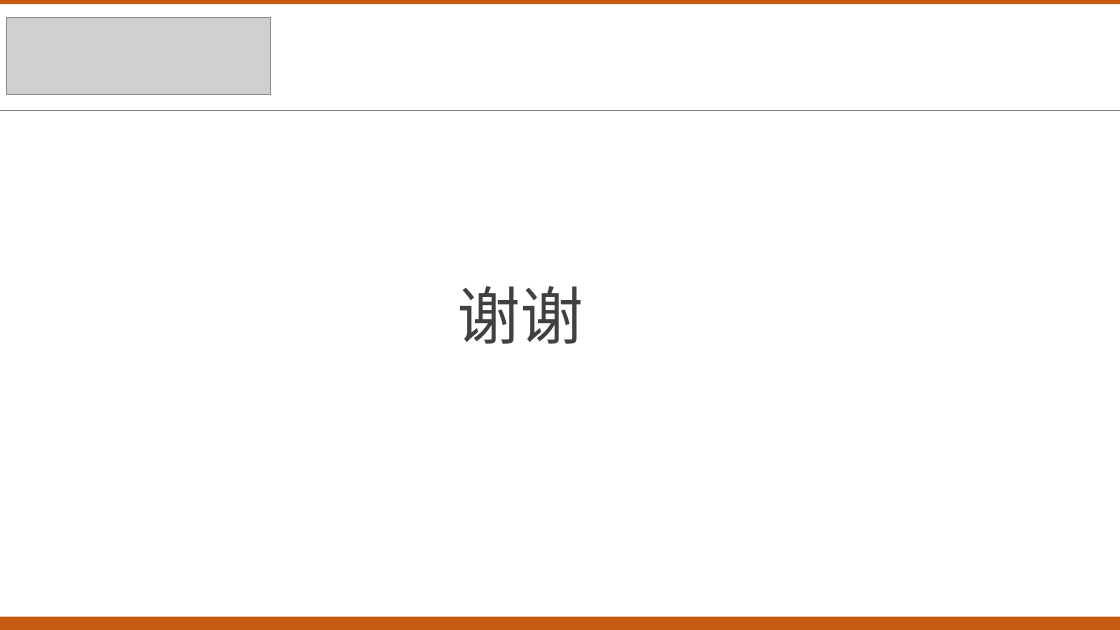
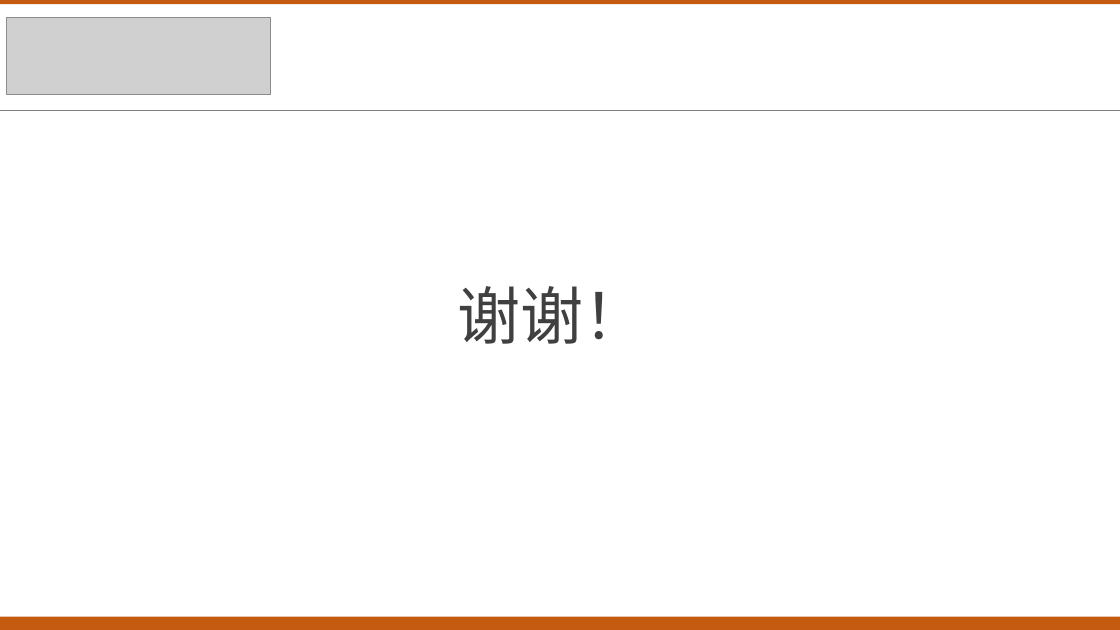
Before and after one commit to txsun1997/Bachelor-Thesis-XDU, a slide deck: slide 35 of materials/毕业设计答辩.pptx. Drawn at 1120x630 pixels with LibreOffice and Linux fonts; fonts in the diff are those of the drawing; grey boxes stand for pictures; background and template pictures are left out. Boxes give left, top, right and bottom in pixels: in the first picture for what was removed or moved away, otherwise in the second. Text is boxed around its words. In the diff, an @@ line names an element or a change of style, - is before the commit and + after.

```diff
--- a/materials/毕业设计答辩.pptx
+++ b/materials/毕业设计答辩.pptx
@@ text at [457, 286, 646, 344]: text changed @@
-谢谢
+谢谢！
```
Also in this commit, not shown: 6 other slides changed.
